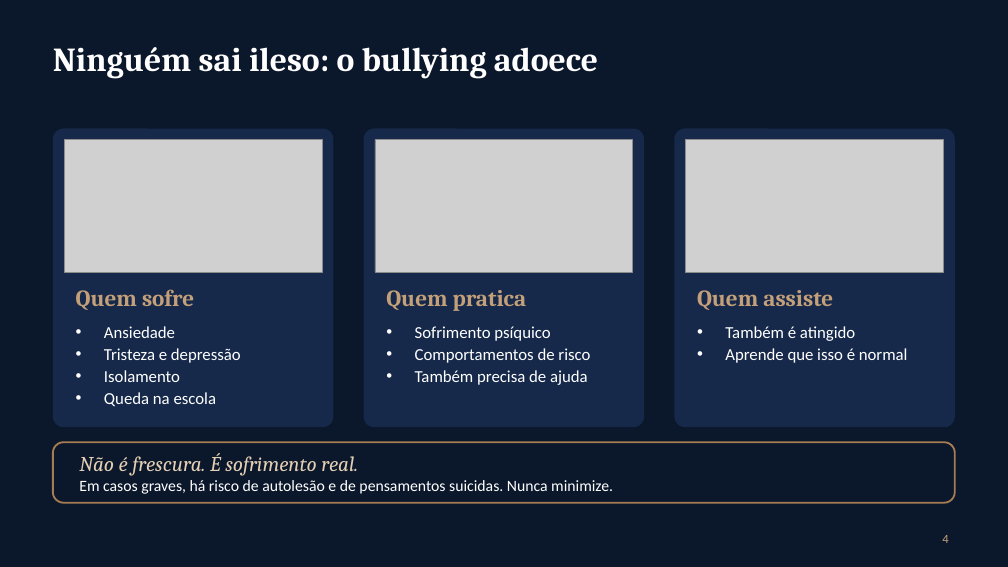
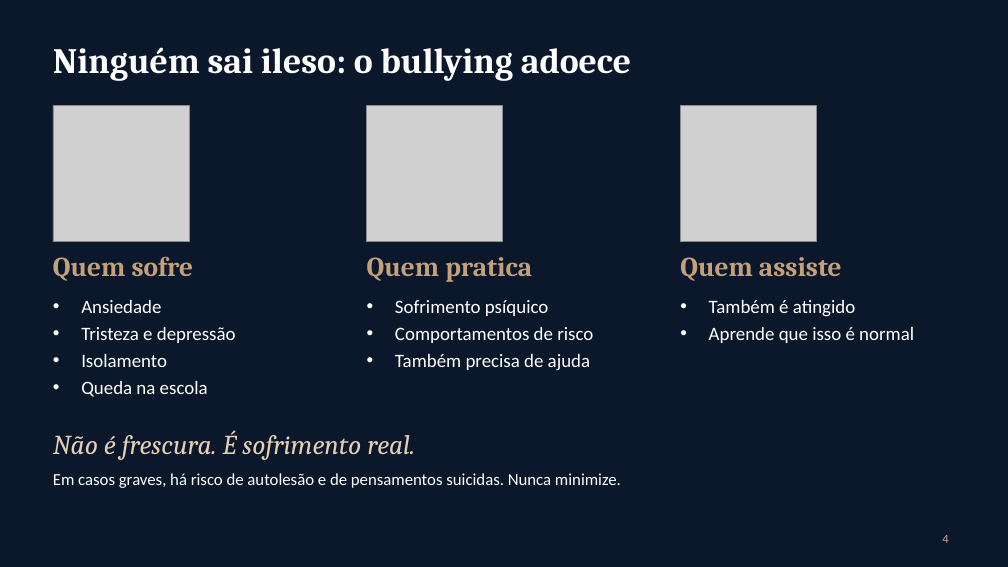
Before and after one commit to ebarroso12/ocorpoexplica, a slide deck: slide 4 of apresentacoes/bullying-saude-mental-escola.pptx. Drawn at 1008x567 pixels with LibreOffice and Linux fonts; fonts in the diff are those of the drawing; grey boxes stand for pictures; background and template pictures are left out. Boxes give left, top, right and bottom in pixels: in the first picture for what was removed or moved away, otherwise in the second. Text is boxed around its words. In the diff, an @@ line names an element or a change of style, - is before the commit and + after.

```diff
--- a/apresentacoes/bullying-saude-mental-escola.pptx
+++ b/apresentacoes/bullying-saude-mental-escola.pptx
@@ title "Ninguém sai ileso: o bullying ..." at [53,47,631,81]: size 32 to 34 pt @@
@@ picture added at [53,106,189,242] @@
@@ picture added at [367,106,503,242] @@
@@ picture added at [681,106,817,242] @@
@@ rounded rectangle removed at [53,129,333,427] @@
@@ picture removed at [64,140,322,272] @@
@@ rounded rectangle removed at [364,129,644,427] @@
@@ picture removed at [375,140,633,272] @@
@@ rounded rectangle removed at [675,129,955,427] @@
@@ picture removed at [686,140,944,272] @@
@@ text "Quem sofre": place and size @@
-text "Quem sofre" at [76,289,194,310]
+text "Quem sofre" at [53,256,194,281]
@@ text "Quem pratica": place and size @@
-text "Quem pratica" at [386,290,526,311]
+text "Quem pratica" at [367,257,532,282]
@@ size 22 to 26 pt in 3 elements at [53,256,194,281], [367,257,532,282], [680,257,842,281] @@
@@ text "Quem assiste": place and size @@
-text "Quem assiste" at [697,290,833,310]
+text "Quem assiste" at [680,257,842,281]
@@ text "Ansiedade": place and size @@
-text "Ansiedade" at [104,326,241,407]
+text "Ansiedade" at [81,300,236,397]
@@ text "Sofrimento psíquico": place and size @@
-text "Sofrimento psíquico" at [415,326,590,385]
+text "Sofrimento psíquico" at [395,300,593,371]
@@ size 16 to 18 pt; more space between paragraphs in 3 elements at [81,300,236,397], [395,300,593,371], [709,300,914,343] @@
@@ text "Também é atingido": place and size @@
-text "Também é atingido" at [725,326,908,363]
+text "Também é atingido" at [709,300,914,343]
@@ rounded rectangle removed at [53,442,955,503] @@
@@ text added at [53,430,415,460], 26 pt, text #E3CFB3, italic @@
+Não é frescura. É sofrimento real.
@@ text "Em casos graves, há risco ...": place and size @@
-text "Em casos graves, há risco ..." at [79,453,613,494]
+text "Em casos graves, há risco ..." at [53,473,621,488]
@@ text "Em casos graves, há risco ..." at [53,473,621,488]: size 15 to 16 pt; vertical alignment middle to top @@
@@ text at [79,453,358,476]: paragraph removed @@
-Não é frescura. É sofrimento real.
```
Also in this commit, not shown: 12 other slides changed, 8 other files.
